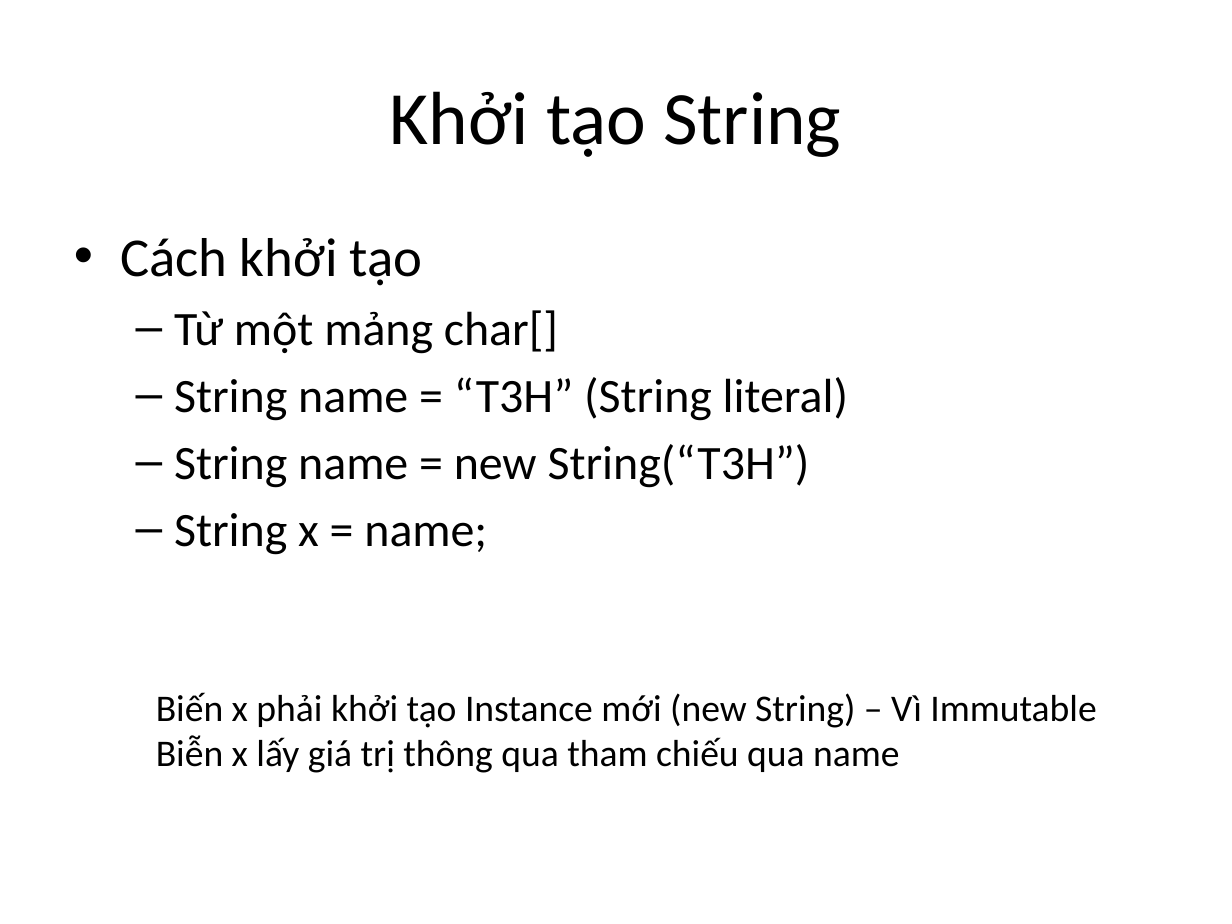
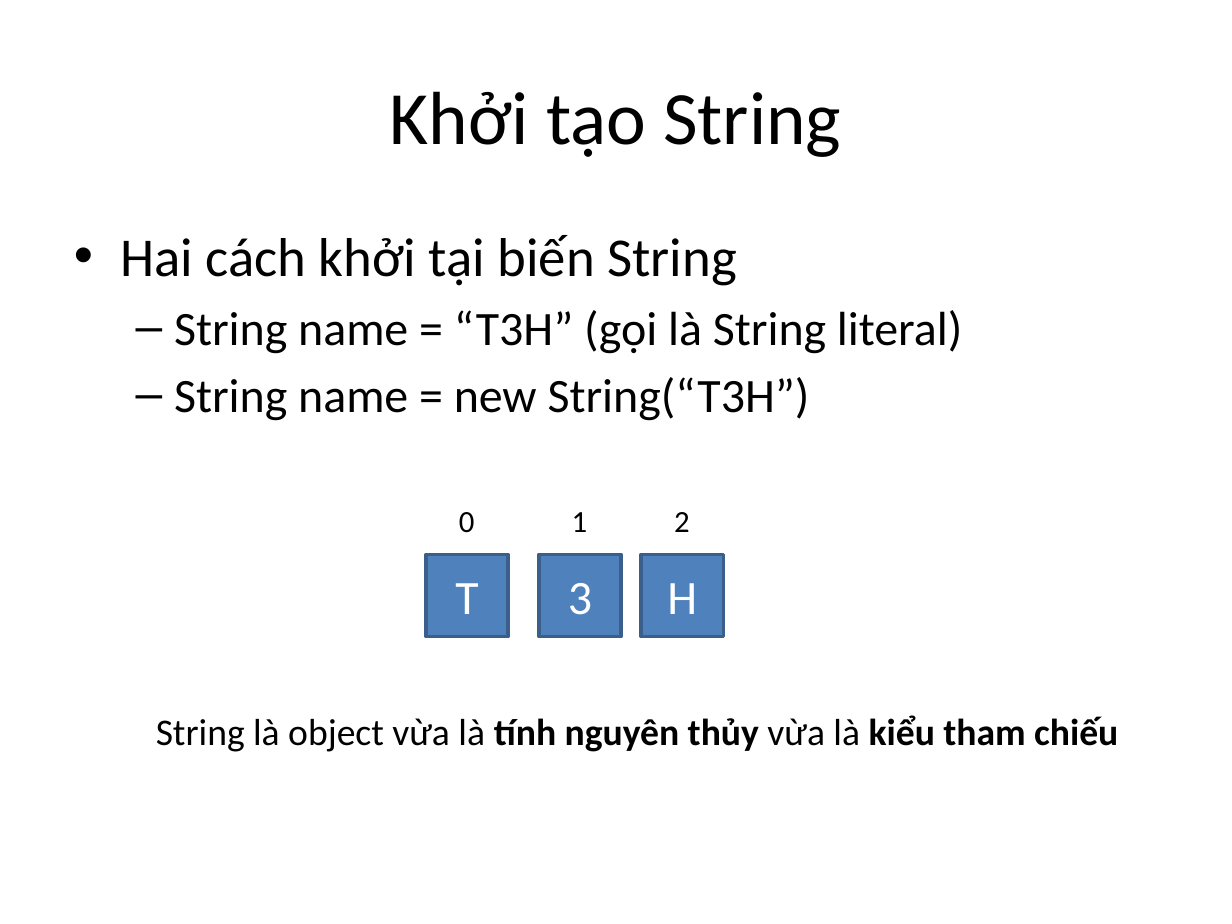
Before and after one commit to phithanh97cs/T3H, a slide deck: slide 6 of 3. Back-end/1. JavaCore/5. String, String Builder, String Buffer.pptx. Drawn at 1232x924 pixels with LibreOffice and Linux fonts; fonts in the diff are those of the drawing. Boxes give left, top, right and bottom in pixels: in the first picture for what was removed or moved away, otherwise in the second. Text is boxed around its words. In the diff, an @@ line names an element or a change of style, - is before the commit and + after.

Commit message:
add

```diff
--- a/3. Back-end/1. JavaCore/5. String, String Builder, String Buffer.pptx
+++ b/3. Back-end/1. JavaCore/5. String, String Builder, String Buffer.pptx
@@ text at <box>120,235,962,354</box>: text changed @@
-• Cách khởi tạo
-  – Từ một mảng char[]
-  – String name = “T3H” (String literal)
+• Hai cách khởi tại biến String
+  – String name = “T3H” (gọi là String literal)
@@ text at <box>174,513,487,555</box>: paragraph removed @@
-  – String x = name;
@@ text added at <box>459,512,475,533</box>, 18 pt, text #000000 @@
+0
@@ text added at <box>572,512,588,532</box>, 18 pt, text #000000 @@
+1
@@ text added at <box>674,512,690,532</box>, 18 pt, text #000000 @@
+2
@@ rectangle added at <box>426,554,509,637</box>, fill #4F81BD, outline #3A5F8C 2 pt, 28 pt, text #FFFFFF @@
+T
@@ rectangle added at <box>538,554,621,637</box>, fill #4F81BD, outline #3A5F8C 2 pt, 28 pt, text #FFFFFF @@
+3
@@ rectangle added at <box>641,554,723,637</box>, fill #4F81BD, outline #3A5F8C 2 pt, 28 pt, text #FFFFFF @@
+H
@@ text removed at <box>156,692,1096,773</box> @@
-Biến x phải khởi tạo Instance mới (new String) – Vì Immutable
-Biễn x lấy giá trị thông qua tham chiếu qua name
@@ text added at <box>156,715,1118,752</box>, 22 pt, text #000000, bold @@
+String là object vừa là tính nguyên thủy vừa là kiểu tham chiếu
```
Also in this commit, not shown: 4 other slides changed, 15 slides added.
